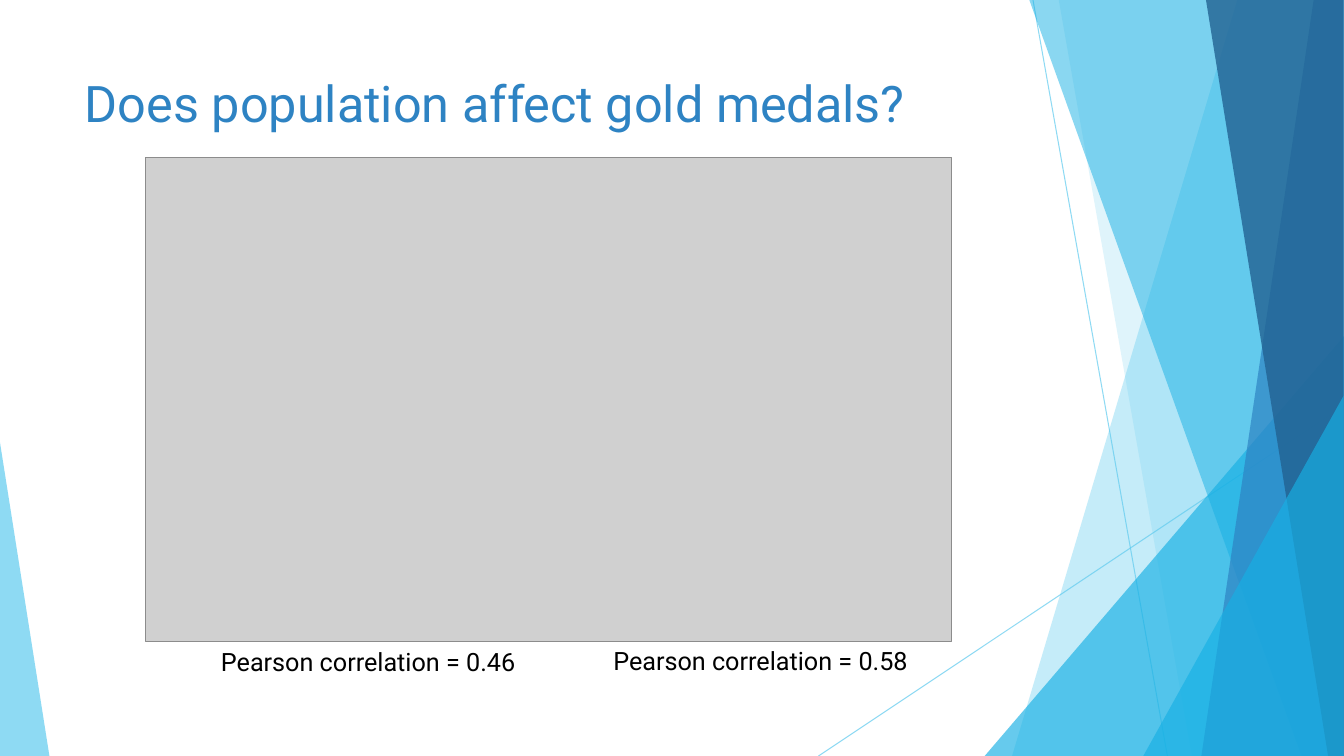
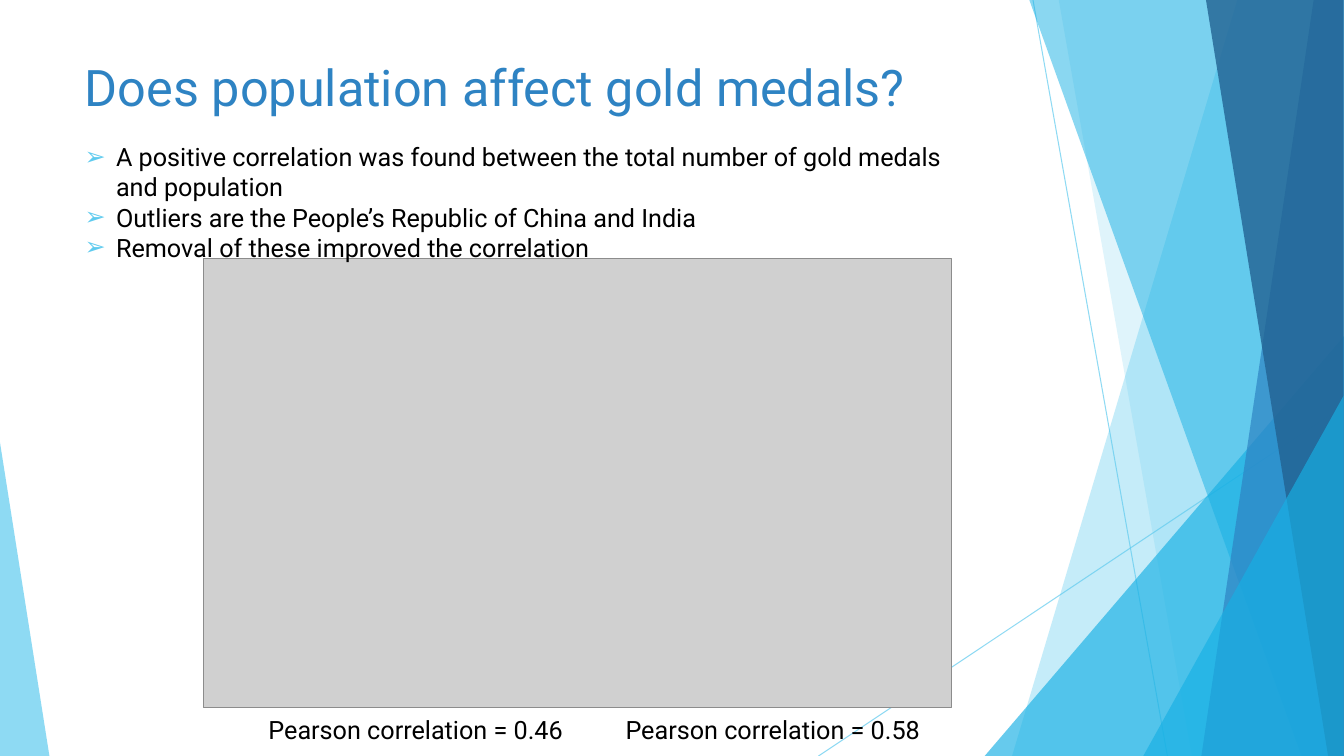
Before and after one commit to catherinekelly33/Portfolio_olympics, a slide deck: slide 21 of Results_presentation.pptx. Drawn at 1344x756 pixels with LibreOffice and Linux fonts; fonts in the diff are those of the drawing; grey boxes stand for pictures. Boxes give left, top, right and bottom in pixels: in the first picture for what was removed or moved away, otherwise in the second. Text is boxed around its words. In the diff, an @@ line names an element or a change of style, - is before the commit and + after.

```diff
--- a/Results_presentation.pptx
+++ b/Results_presentation.pptx
@@ title "Does population affect gold medals?": place and size @@
-title "Does population affect gold medals?" at (85, 83, 905, 133)
+title "Does population affect gold medals?" at (85, 67, 905, 117)
@@ text added at (116, 147, 940, 263), 18 pt, text #000000 @@
+➢ A positive correlation was found between the total number of gold medals and population
+➢ Outliers are the People’s Republic of China and India
+➢ Removal of these improved the correlation
@@ picture: place and size @@
-picture at (145, 157, 952, 641)
+picture at (204, 259, 953, 709)
@@ text "Pearson correlation = 0.46": place and size @@
-text "Pearson correlation = 0.46" at (221, 652, 515, 672)
+text "Pearson correlation = 0.46" at (268, 720, 563, 740)
@@ text "Pearson correlation = 0.58" rewrapped from (613, 651, 908, 671) to (626, 716, 920, 745) @@
```
Also in this commit, not shown: 20 other slides changed, 1 slide added, 4 other files.
